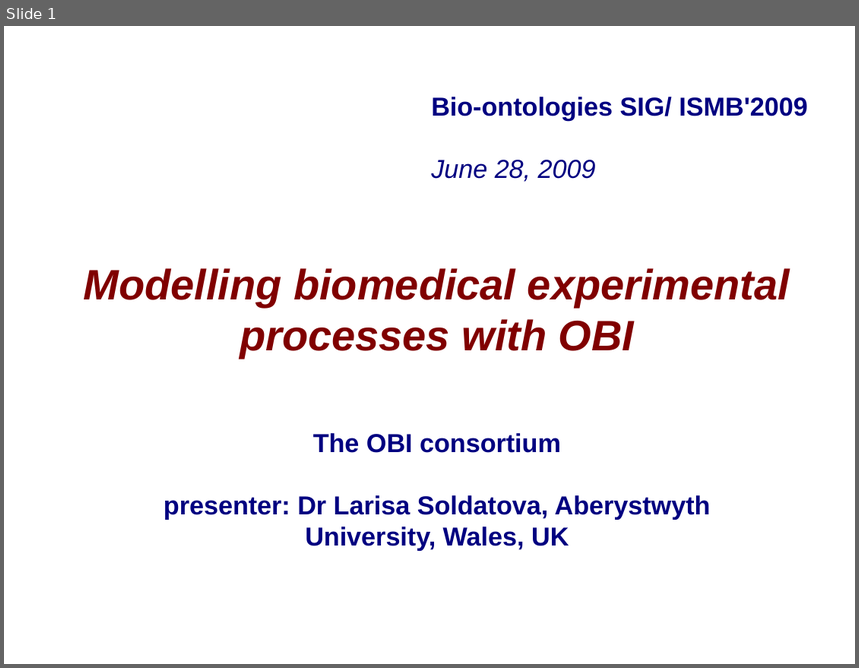
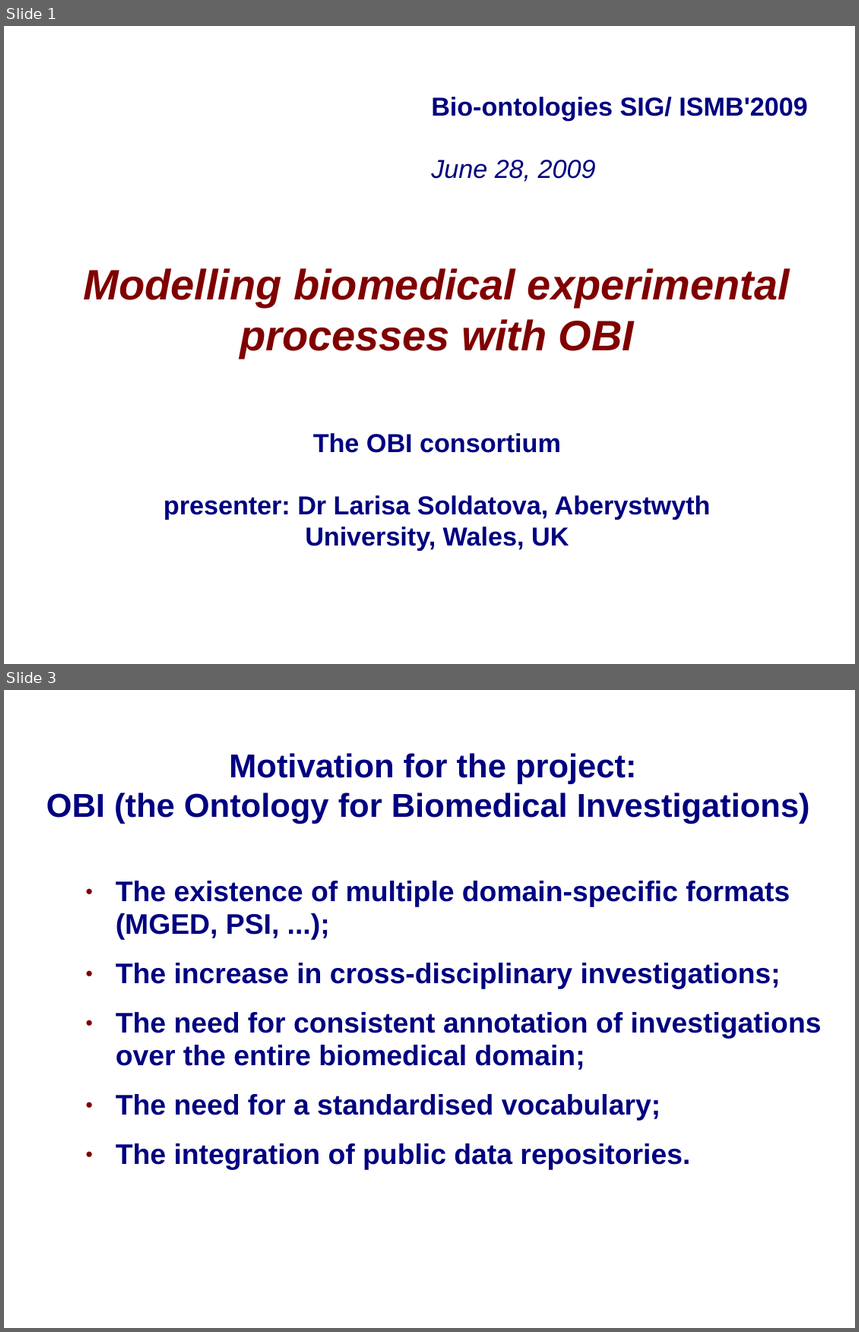
Before and after one commit to obi-ontology/obi-legacy-svn, a slide deck: trunk/docs/papers/ISMB_2009/OBI-SIG.ppt. Shown one above the other, each under a label of ours: slide 1 before the commit, slides 1 and 3 after it; the slides between them are not shown. The pictures are 859x668 and 859x1332 pixels, drawn with LibreOffice and Linux fonts; fonts in the diff are those of the drawing; background and template pictures are left out. Boxes give left, top, right and bottom in pixels: in the first picture for what was removed or moved away, otherwise in the second. Text is boxed around its words. In the diff, an @@ line names an element or a change of style, - is before the commit and + after.

```diff
--- a/trunk/docs/papers/ISMB_2009/OBI-SIG.ppt
+++ b/trunk/docs/papers/ISMB_2009/OBI-SIG.ppt
@@ slide 3 added at (x1=4, y1=690, x2=855, y2=1328), background picture (left out) @@
@@ text added at (x1=47, y1=753, x2=810, y2=824), 28 pt, text #000080, bold @@
+Motivation for the project:
+OBI (the Ontology for Biomedical Investigations)
@@ text added at (x1=116, y1=881, x2=822, y2=1170), 24 pt, text #000080, bold @@
+● The existence of multiple domain-specific formats (MGED, PSI, ...);
+● The increase in cross-disciplinary investigations;
+● The need for consistent annotation of investigations over the entire biomedical domain;
+● The need for a standardised vocabulary;
+● The integration of public data repositories.
```
Also in this commit, not shown: 4 slides changed, 3 other slides added, 4 slides removed.
